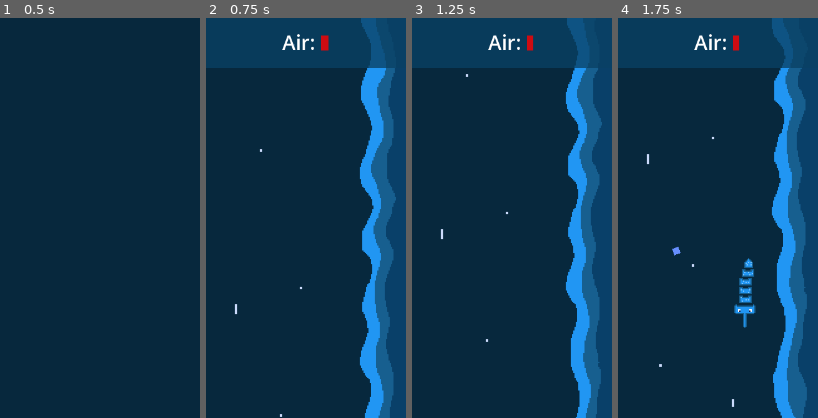
Above: before the commit, frames 1-4 (left to right).
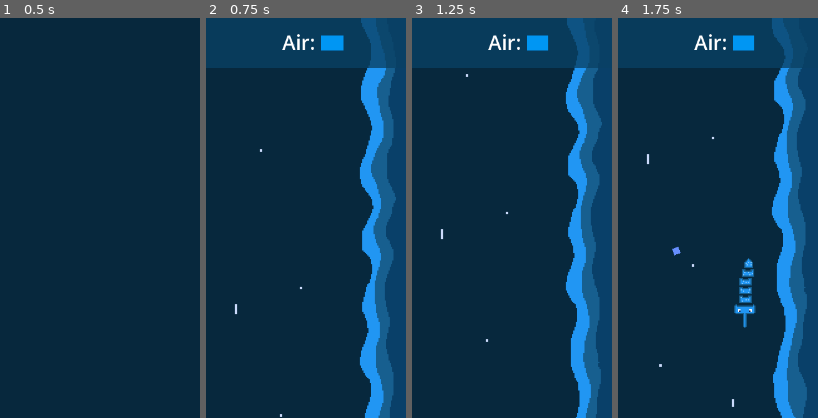
Above: after the commit, the same moments.

Repository: markusweiss/BrackeysGJam23-2
Game: Godot game, scene res://Actors/start.tscn
Same seed, same stepped clock (60 frames per second), same inputs: the game is played once before the commit and once after it. Sound files missing from this copy of the repository are replaced by a short silence.
Inputs:
- Up to frame 1 (0.5 s): no input
- Up to frame 2 (0.75 s): click "start game" at 0.5 s
- Up to frame 3 (1.25 s): no input
- Up to frame 4 (1.75 s): hold Right (move_right) from 1.28 s (still down)
The pictures show only the part of the screen within x 50-100%, y 0-50%; the shares and areas given below are measured in that part.

Frame 1 is identical in both runs. In frame 2, 0.5% of the frame differs, in the area x 57-69%, y 4-9%; in frame 3, 0.4%; in frame 4, 0.4%.

Commit message:
reset values

Diff:
--- a/Scripts/global.gd
+++ b/Scripts/global.gd
@@ -1,6 +1,6 @@
 extends Node
 
 var timerTime = 0
-var countdownTimer = 10
+var countdownTimer = 30
 var endingDeep = 0
 var deepestDive = 0
